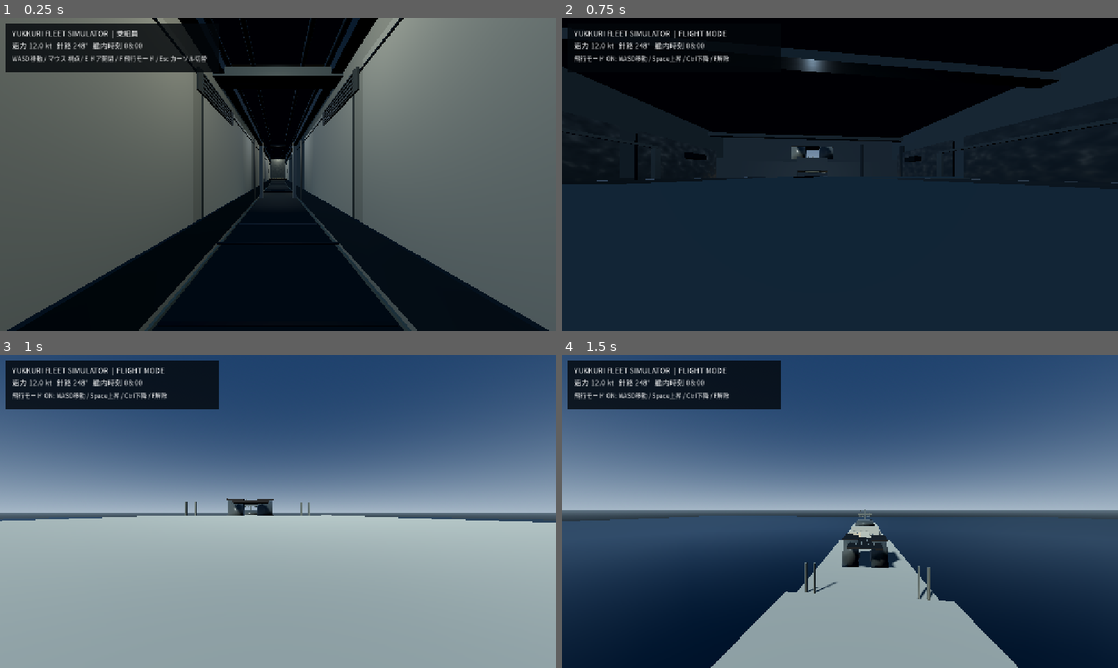
Above: before the commit, frames 1-4 (two rows, left to right).
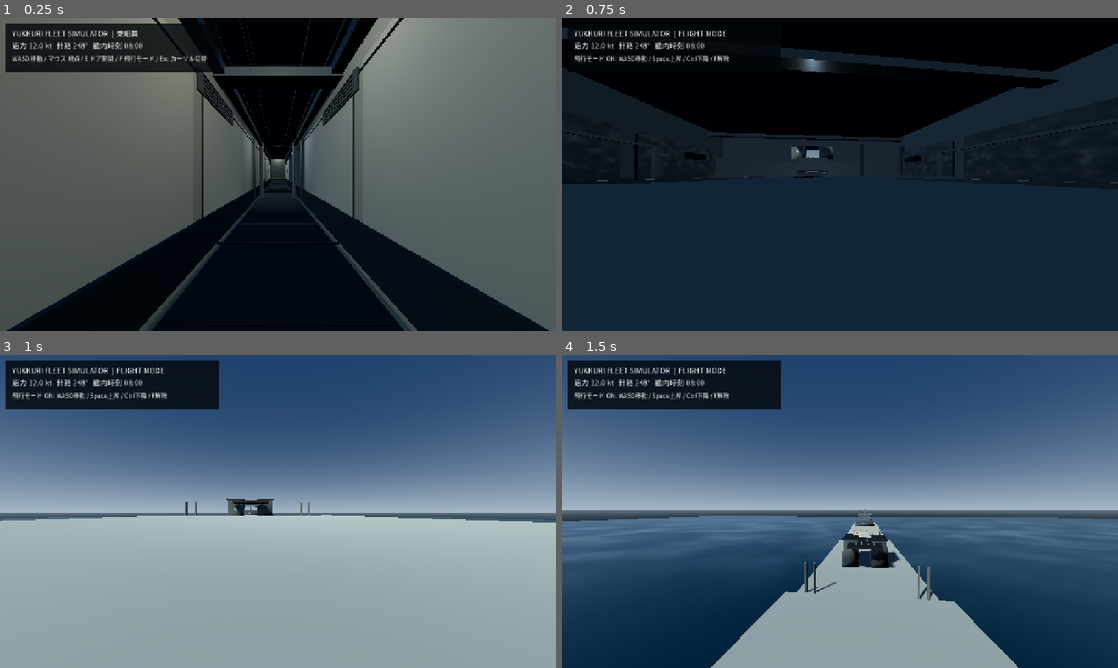
Above: after the commit, the same moments.

Repository: YukkuriP/Yukkuri-FPS-3
Game: Godot game, scene res://scenes/main.tscn
Two runs of this game, one before a commit and one after it. Both use one fixed random seed, a clock stepped at 60 frames per second and the inputs below.
Inputs (mouse positions are in pixels of both pictures, inside the frame that each line leads up to):
- Up to frame 1 (0.25 s): no input
- Up to frame 2 (0.75 s): tap Enter at 0.5 s; move the mouse to (867, 174) at 0.52 s; hold Space (fleet_fly_up) from 0.53 s (still down); hold F (fleet_fly_toggle) from 0.53 s (still down); click (867, 174) at 0.67 s
- Up to frame 3 (1 s): keep holding Space (fleet_fly_up); keep holding F (fleet_fly_toggle)
- Up to frame 4 (1.5 s): keep holding Space (fleet_fly_up); move the mouse to (812, 511) at 1.27 s; release F (fleet_fly_toggle) at 1.28 s; tap E (fleet_interact) at 1.35 s

Frames 1-2 are identical in both runs. In frame 3, 0.3% of the frame differs, in the area x 0-100%, y 51-54%; in frame 4, 8.2%, in the area x 0-100%, y 51-73%.

Commit message:
Improve ocean surface material and specular variation

Diff:
--- a/scripts/main.gd
+++ b/scripts/main.gd
@@ -76,8 +76,31 @@
 	return obj
 
 func _ocean_and_sky() -> void:
-	var sea:=MeshInstance3D.new(); var plane:=PlaneMesh.new(); plane.size=Vector2(900,900)
-	sea.mesh=plane; sea.position.y=-2.8; sea.material_override=_material(Color(0.012,0.09,0.15),0.5,0.25); add_child(sea)
+	var sea:=MeshInstance3D.new()
+	var plane:=PlaneMesh.new()
+	plane.size=Vector2(900,900)
+	plane.subdivide_width=96
+	plane.subdivide_depth=96
+	sea.mesh=plane
+	sea.position.y=-2.8
+	var sea_mat:=_material(Color(0.025,0.13,0.19),0.32,0.24)
+	sea_mat.clearcoat_enabled=true
+	sea_mat.clearcoat=0.42
+	sea_mat.clearcoat_roughness=0.28
+	# Fine-scale roughness breakup gives the large ocean surface varied highlights.
+	var sea_noise:=FastNoiseLite.new()
+	sea_noise.seed=80421
+	sea_noise.noise_type=FastNoiseLite.TYPE_SIMPLEX
+	sea_noise.frequency=0.035
+	sea_noise.fractal_octaves=4
+	var sea_roughness:=NoiseTexture2D.new()
+	sea_roughness.width=512
+	sea_roughness.height=512
+	sea_roughness.seamless=true
+	sea_roughness.noise=sea_noise
+	sea_mat.roughness_texture=sea_roughness
+	sea.material_override=sea_mat
+	add_child(sea)
 	var we:=WorldEnvironment.new(); var env:=Environment.new()
 	env.background_mode=Environment.BG_SKY
 	var sky:=Sky.new(); var sm:=ProceduralSkyMaterial.new()
